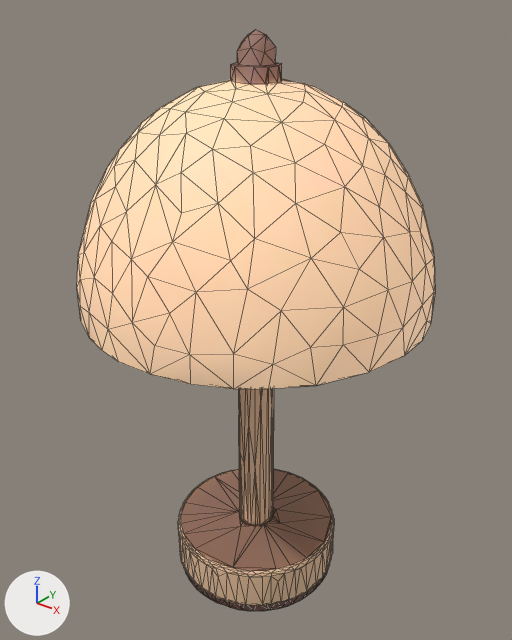
Two versions of the glTF model apps/landing/public/room/models/lamp.glb, one commit apart.
One viewpoint serves both versions: a 50 mm camera at (0.235, -0.294, 0.364) aimed at (-0.003, 0.003, 0.179). The lights are fixed; the arrows at lower left show +X, +Y and +Z. The first picture is the older version. Mesh edges are drawn as thin lines. Where no turn or scale is listed for an object, it has been applied to the vertices. Vertices at exactly the same position are counted once.

In view in the first picture: 'base', 'shade'.
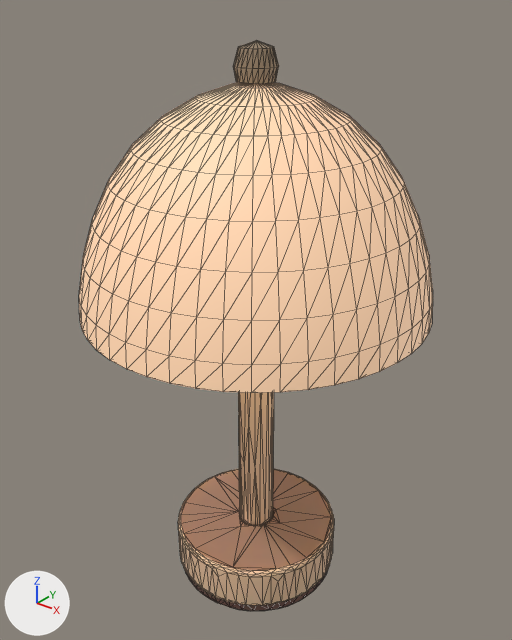
What differs and where, as boxes (x1, y1, x2, y2) in the pictures (512 x 640 px; the box of a moved part takes in the faces that stretch with it):
```json
{"object": "shade", "change": "surface changed, reshaped, moved, rescaled", "before": [77, 29, 435, 389], "after": [79, 41, 433, 393]}
{"part": 1, "of": "me_shade", "change": "added", "after": [233, 41, 279, 84], "on screen": "brown"}
{"part": 2, "of": "me_shade", "change": "moved or reshaped", "before": [77, 29, 435, 389], "after": [79, 83, 433, 393]}
```

Edits to the scene script, one JSON object a line:
```json
{"block": "mat_shade", "where": "n0 = _N.new('ShaderNodeBsdfPrincipled'); n0.name = 'Principled BSDF'"}
{"op": "set", "path": "n0.inputs[28].default_value", "old": "0.35", "new": "1.0", "note": "'Emission Strength'"}
{"op": "add", "block": "mat_shade_shell", "code": ["mat_shade_shell = bpy.data.materials.new('shade_shell')", "# uses the picture img_lamp_basecolor"]}
{"block": "me_shade", "where": "# used by ob_shade; parent = ob_lamp; location = (-0.00018, 0.000145, 0.267); scale = (0.0999, 0.0999, 0.0999)"}
{"op": "remove", "block": "me_shade", "code": "me_shade.from_pydata(...)  # 492 vertices, 1000 faces; spans x -1.0..1.0, y -1.0..1.0, z -0.74..0.74"}
{"op": "add", "block": "me_shade", "code": "me_shade.from_pydata(...)  # 940 vertices, 1872 faces; spans x -1.0..1.0, y -1.0..1.0, z -0.71..0.71"}
{"block": "me_shade", "change": "me_shade part 1: a new loose piece of 74 vertices spanning x -0.11..0.11, y -0.11..0.11, z 0.51..0.71, in mat_shade_shell"}
{"block": "me_shade", "change": "me_shade part 2: 4 vertices moved within x 0.09..0.12, y -0.06..0.09, z 0.5; 486 vertices removed from x -1.0..1.0, y -1.0..1.0, z -0.74..0.74; 860 vertices added at x -1.0..1.0, y -1.0..1.0, z -0.71..0.51"}
{"op": "add", "block": "me_shade", "code": "me_shade.materials.append(mat_shade_shell)"}
{"op": "set", "path": "ob_shade.location", "old": "(-0.00018, 0.000145, 0.267)", "new": "(0.0, 0.0, 0.264)"}
{"op": "set", "path": "ob_shade.scale", "old": "(0.0999, 0.0999, 0.0999)", "new": "(0.1, 0.1, 0.1)"}
```
